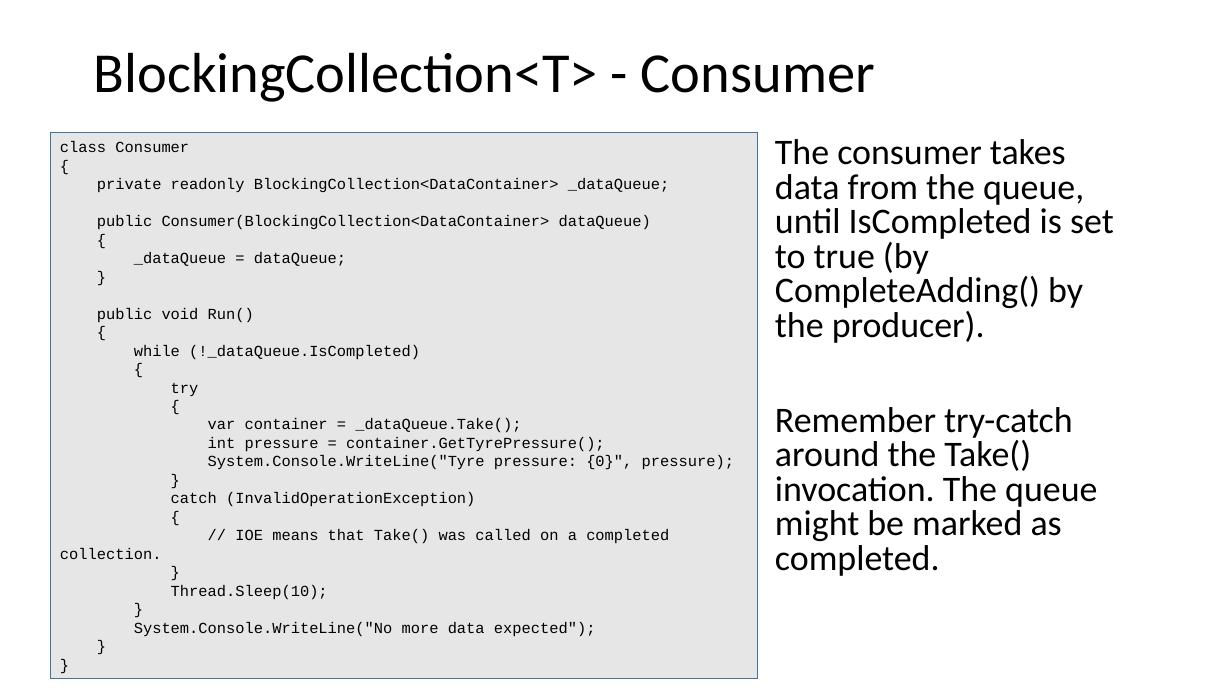
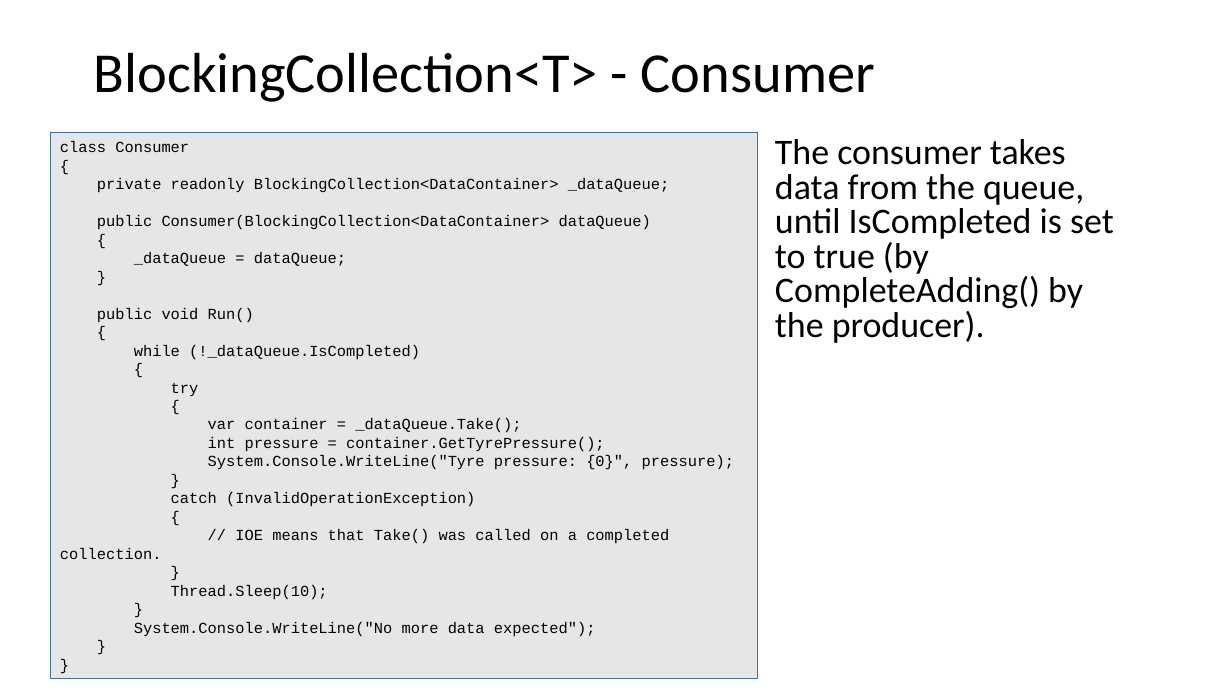
Before and after one commit to codesmurf/st3its3_teaching, a slide deck: slide 39 of 08 Thread Synchronization 2/Thread Synchronization pt 2.pptx (slide 23 before the commit). Drawn at 1232x693 pixels with LibreOffice and Linux fonts; fonts in the diff are those of the drawing. Boxes give left, top, right and bottom in pixels: in the first picture for what was removed or moved away, otherwise in the second. Text is boxed around its words. In the diff, an @@ line names an element or a change of style, - is before the commit and + after.

```diff
--- a/08 Thread Synchronization 2/Thread Synchronization pt 2.pptx
+++ b/08 Thread Synchronization 2/Thread Synchronization pt 2.pptx
@@ text at <box>775,407,1097,576</box>: paragraph removed @@
-Remember try-catch around the Take() invocation. The queue might be marked as completed.
```
Also in this commit, not shown: 13 other slides changed, 19 slides added, 1 other file.
